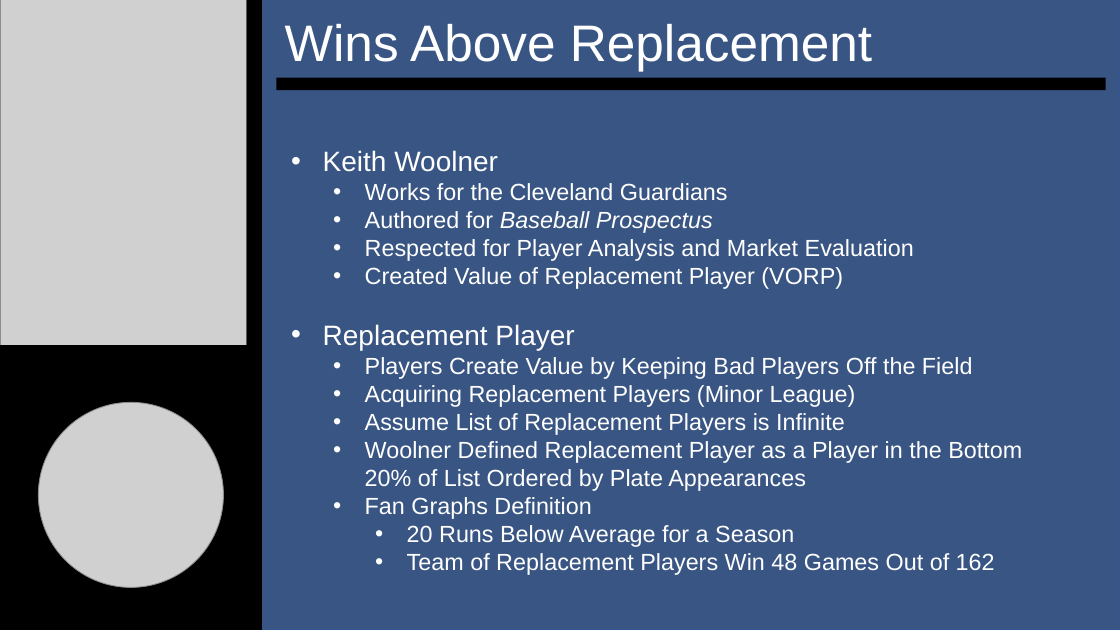
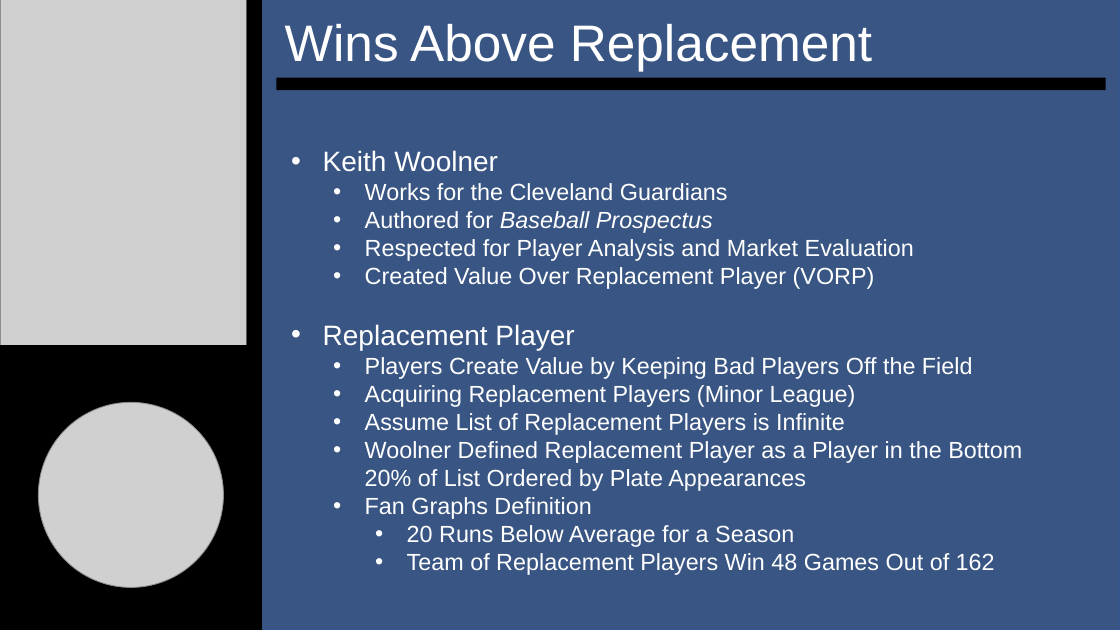
Before and after one commit to SuperMarioGiacomazzo/STOR538_WEBSITE, a slide deck: slide 7 of Slides/Baseball 6/Baseball_6_Lecture.pptx. Drawn at 1120x630 pixels with LibreOffice and Linux fonts; fonts in the diff are those of the drawing; grey boxes stand for pictures. Boxes give left, top, right and bottom in pixels: in the first picture for what was removed or moved away, otherwise in the second. Text is boxed around its words. In the diff, an @@ line names an element or a change of style, - is before the commit and + after.

```diff
--- a/Slides/Baseball 6/Baseball_6_Lecture.pptx
+++ b/Slides/Baseball 6/Baseball_6_Lecture.pptx
@@ text at <box>365,267,875,289</box>: text changed @@
-  • Created Value of Replacement Player (VORP)
+  • Created Value Over Replacement Player (VORP)
```
Also in this commit, not shown: 3 other files.
